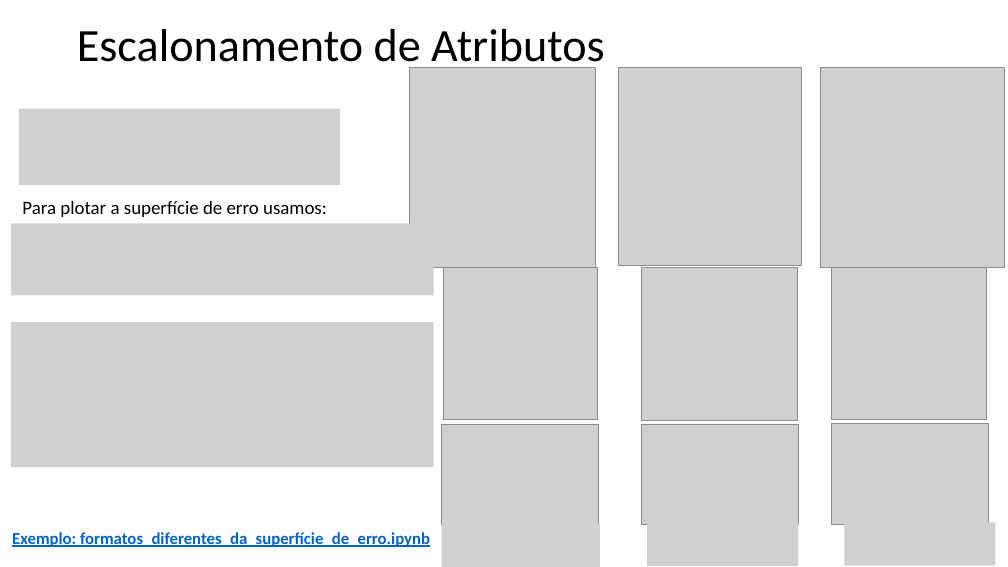
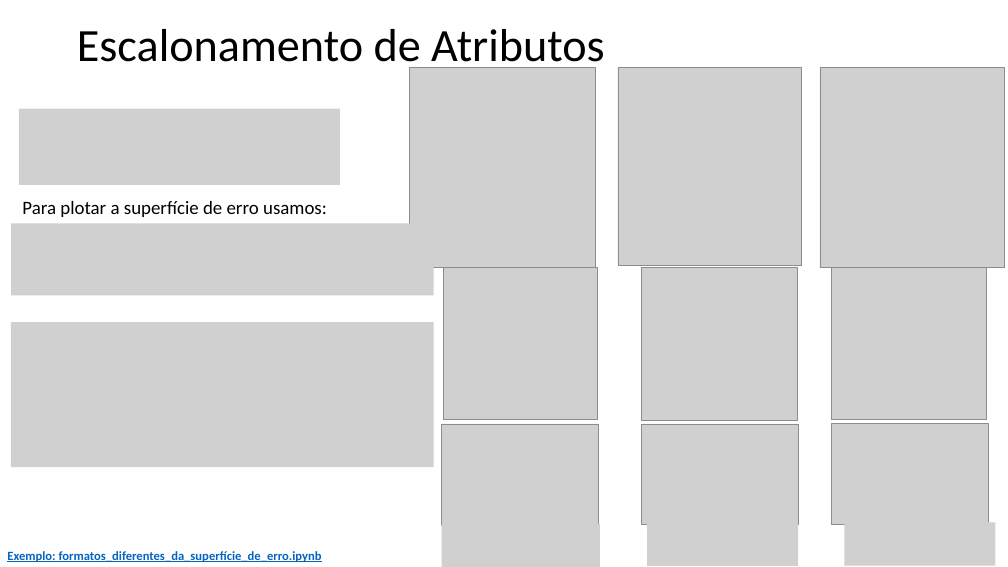
Before and after one commit to zz4fap/t319_aprendizado_de_maquina, a slide deck: slide 5 of slides/T319_Regressão_Linear (Escalonamento de Atributos).pptx. Drawn at 1008x567 pixels with LibreOffice and Linux fonts; fonts in the diff are those of the drawing; grey boxes stand for pictures. Boxes give left, top, right and bottom in pixels: in the first picture for what was removed or moved away, otherwise in the second. Text is boxed around its words. In the diff, an @@ line names an element or a change of style, - is before the commit and + after.

Commit message:
update of slides

```diff
--- a/slides/T319_Regressão_Linear (Escalonamento de Atributos).pptx
+++ b/slides/T319_Regressão_Linear (Escalonamento de Atributos).pptx
@@ text "Exemplo: formatos_diferentes_da_superfície_de_erro.ipynb": place and size @@
-text "Exemplo: formatos_diferentes_da_superfície_de_erro.ipynb" at bbox=[12, 532, 430, 547]
+text "Exemplo: formatos_diferentes_da_superfície_de_erro.ipynb" at bbox=[7, 551, 322, 562]
@@ text "Exemplo: formatos_diferentes_da_superfície_de_erro.ipynb" at bbox=[7, 551, 322, 562]: size 16 to 12 pt @@
```
Also in this commit, not shown: 2 other slides changed, 6 other files.
